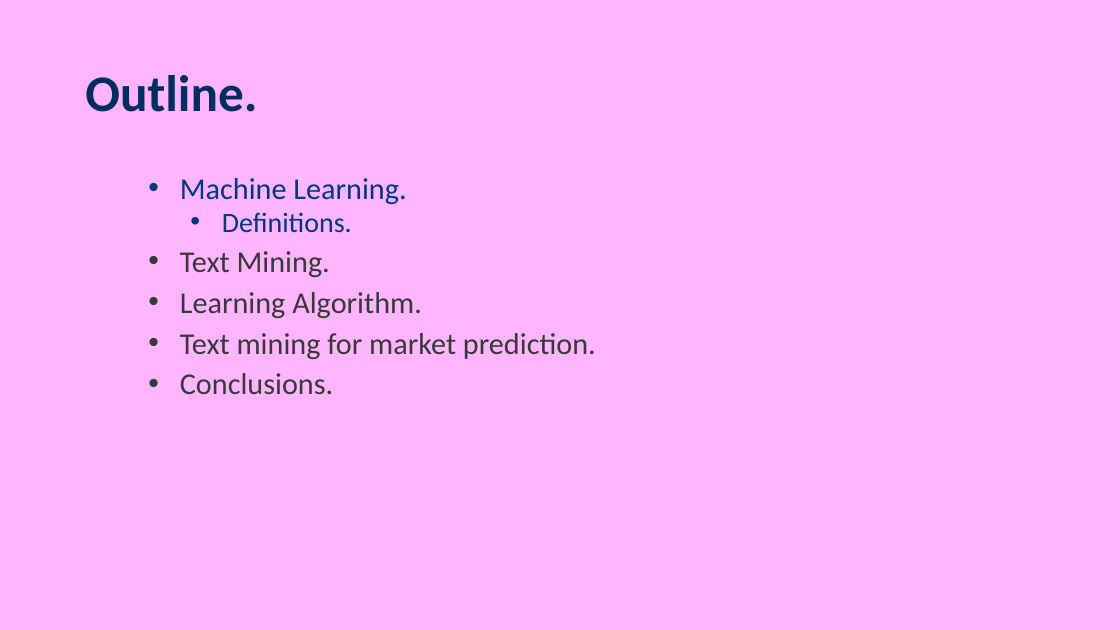
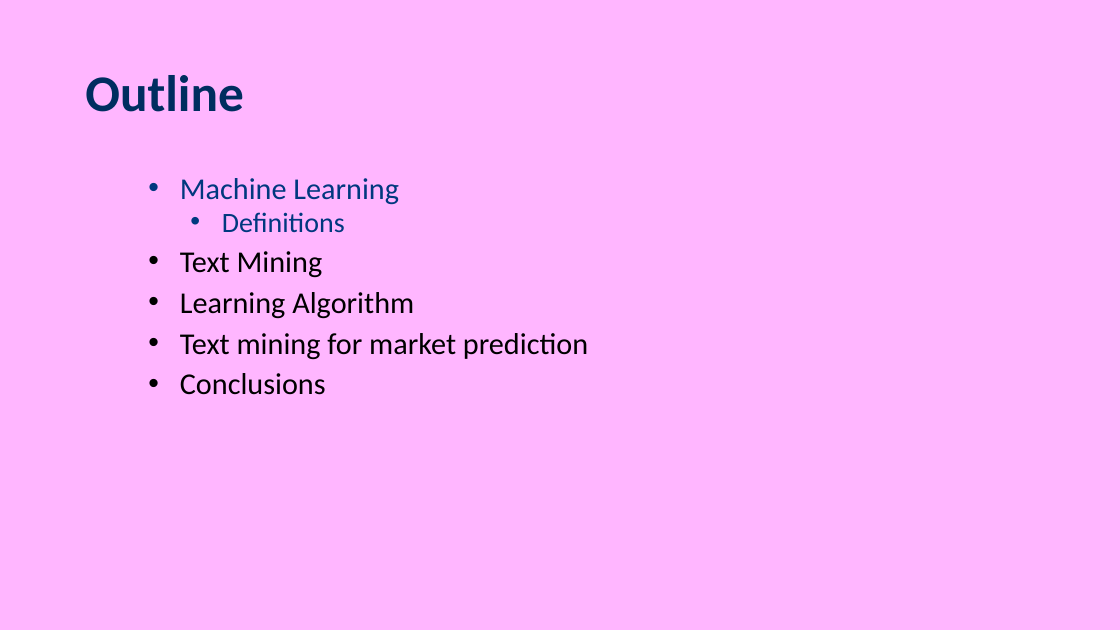
Before and after one commit to moran-abitbul/PreFix, a slide deck: slide 2 of server/uploads/updated-check.pptx. Drawn at 1120x630 pixels with LibreOffice and Linux fonts; fonts in the diff are those of the drawing. Boxes give left, top, right and bottom in pixels: in the first picture for what was removed or moved away, otherwise in the second. Text is boxed around its words. In the diff, an @@ line names an element or a change of style, - is before the commit and + after.

Commit message:
update get color text

```diff
--- a/server/uploads/updated-check.pptx
+++ b/server/uploads/updated-check.pptx
@@ title at (85,75,243,112): text changed @@
-Outline.
+Outline
@@ text at (180,178,588,395): text changed; text colour #393939 to #000000 @@
-• Machine Learning.
-  • Definitions.
-• Text Mining.
-• Learning Algorithm.
-• Text mining for market prediction.
-• Conclusions.
+• Machine Learning
+  • Definitions
+• Text Mining
+• Learning Algorithm
+• Text mining for market prediction
+• Conclusions
```
Also in this commit, not shown: 6 other slides changed, 1 slide removed, 8 other files.
